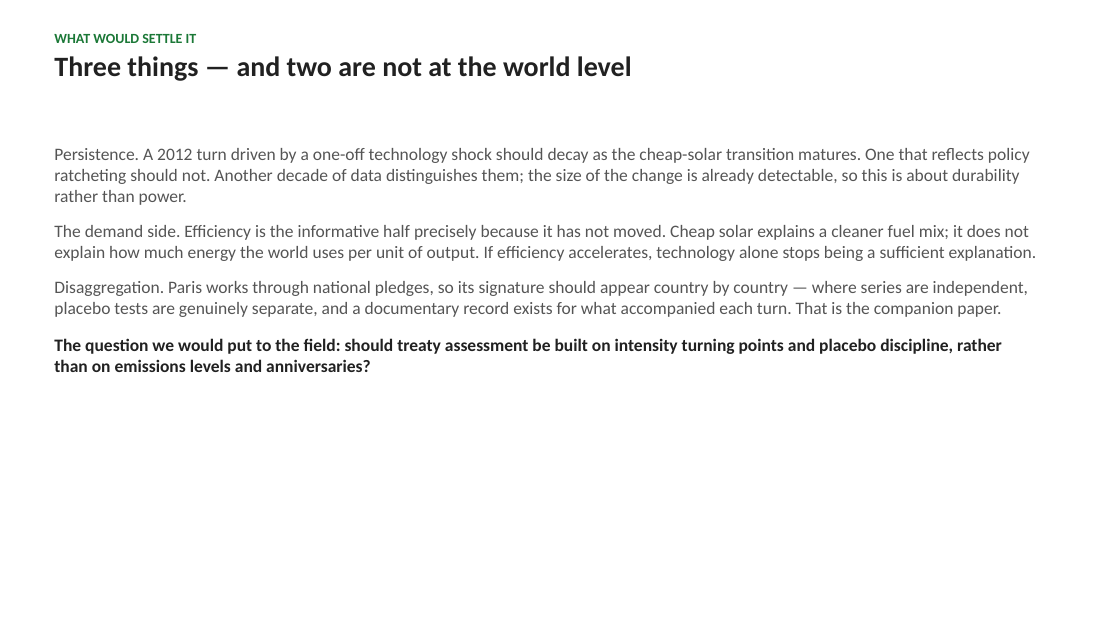
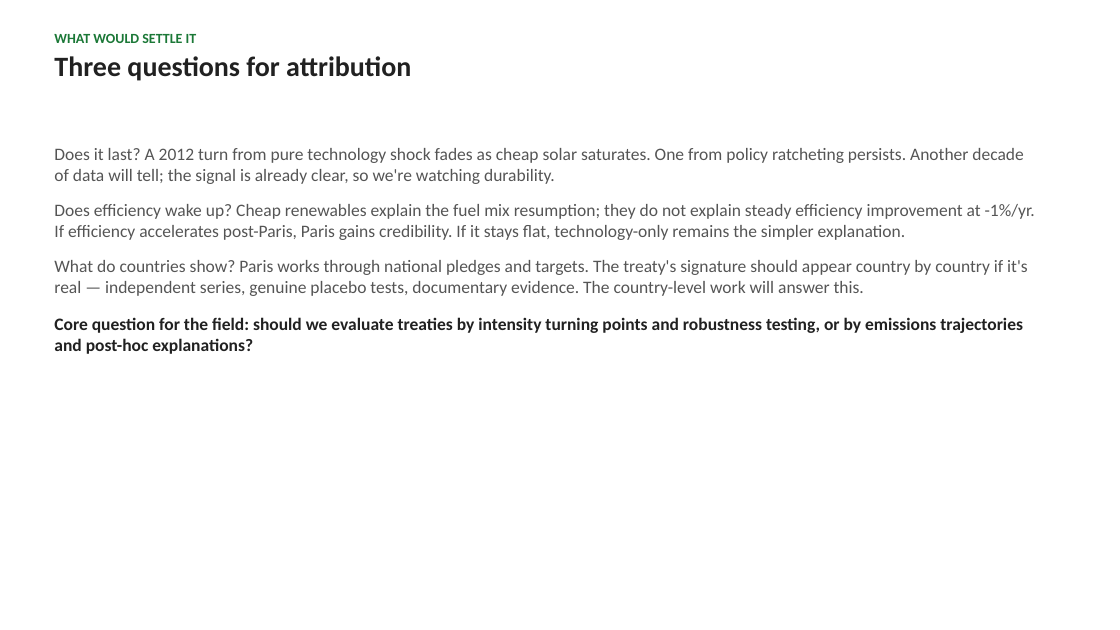
Before and after one commit to cwejnert/HDI-Happiness, a slide deck: slide 10 of carbon_breakpoints_takeaway_figures/paris_at_ten_world_deck.pptx (slide 9 before the commit). Drawn at 1120x630 pixels with LibreOffice and Linux fonts; fonts in the diff are those of the drawing. Boxes give left, top, right and bottom in pixels: in the first picture for what was removed or moved away, otherwise in the second. Text is boxed around its words. In the diff, an @@ line names an element or a change of style, - is before the commit and + after.

```diff
--- a/carbon_breakpoints_takeaway_figures/paris_at_ten_world_deck.pptx
+++ b/carbon_breakpoints_takeaway_figures/paris_at_ten_world_deck.pptx
@@ text at (54,56,411,81): text changed @@
-Three things — and two are not at the world level
+Three questions for attribution
@@ text at (54,148,1035,354): text changed @@
-Persistence. A 2012 turn driven by a one-off technology shock should decay as the cheap-solar transition matures. One that reflects policy ratcheting should not. Another decade of data distinguishes them; the size of the change is already detectable, so this is about durability rather than power.
-The demand side. Efficiency is the informative half precisely because it has not moved. Cheap solar explains a cleaner fuel mix; it does not explain how much energy the world uses per unit of output. If efficiency accelerates, technology alone stops being a sufficient explanation.
-Disaggregation. Paris works through national pledges, so its signature should appear country by country — where series are independent, placebo tests are genuinely separate, and a documentary record exists for what accompanied each turn. That is the companion paper.
-The question we would put to the field: should treaty assessment be built on intensity turning points and placebo discipline, rather than on emissions levels and anniversaries?
+Does it last? A 2012 turn from pure technology shock fades as cheap solar saturates. One from policy ratcheting persists. Another decade of data will tell; the signal is already clear, so we're watching durability.
+Does efficiency wake up? Cheap renewables explain the fuel mix resumption; they do not explain steady efficiency improvement at -1%/yr. If efficiency accelerates post-Paris, Paris gains credibility. If it stays flat, technology-only remains the simpler explanation.
+What do countries show? Paris works through national pledges and targets. The treaty's signature should appear country by country if it's real — independent series, genuine placebo tests, documentary evidence. The country-level work will answer this.
+Core question for the field: should we evaluate treaties by intensity turning points and robustness testing, or by emissions trajectories and post-hoc explanations?
```
Also in this commit, not shown: 7 other slides changed, 2 slides added, 1 slide removed, 1 other file.
